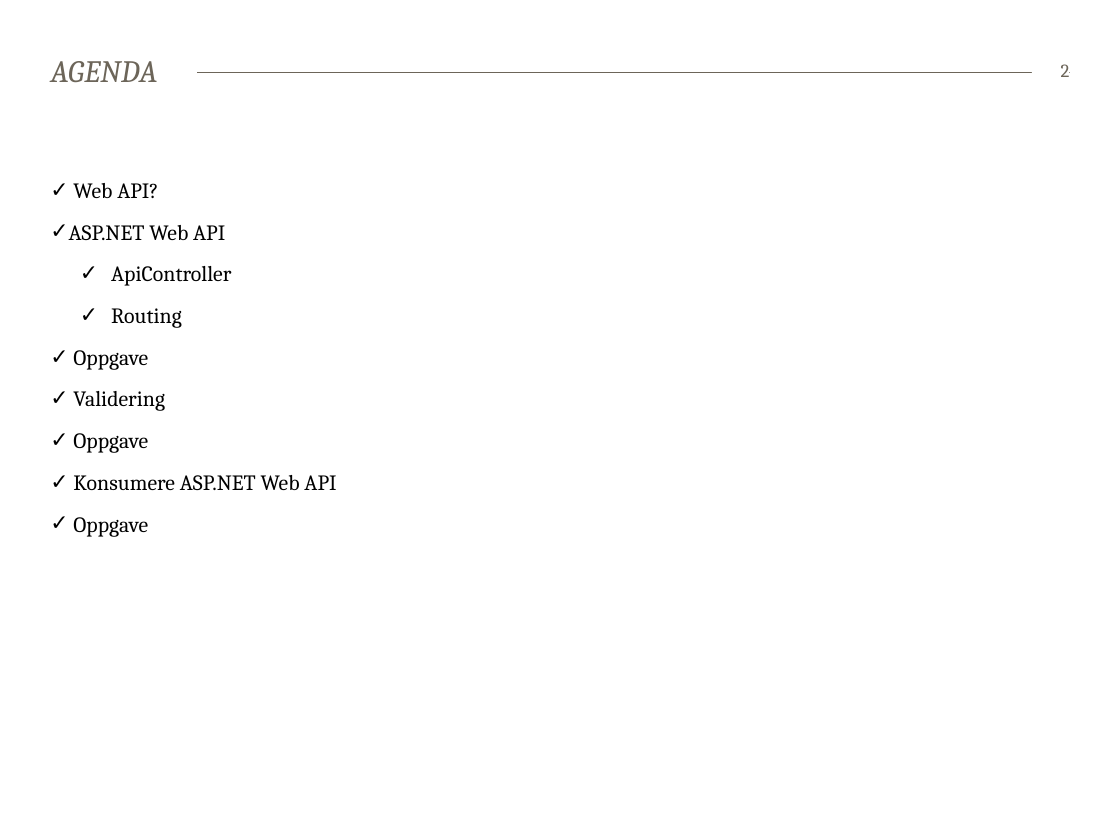
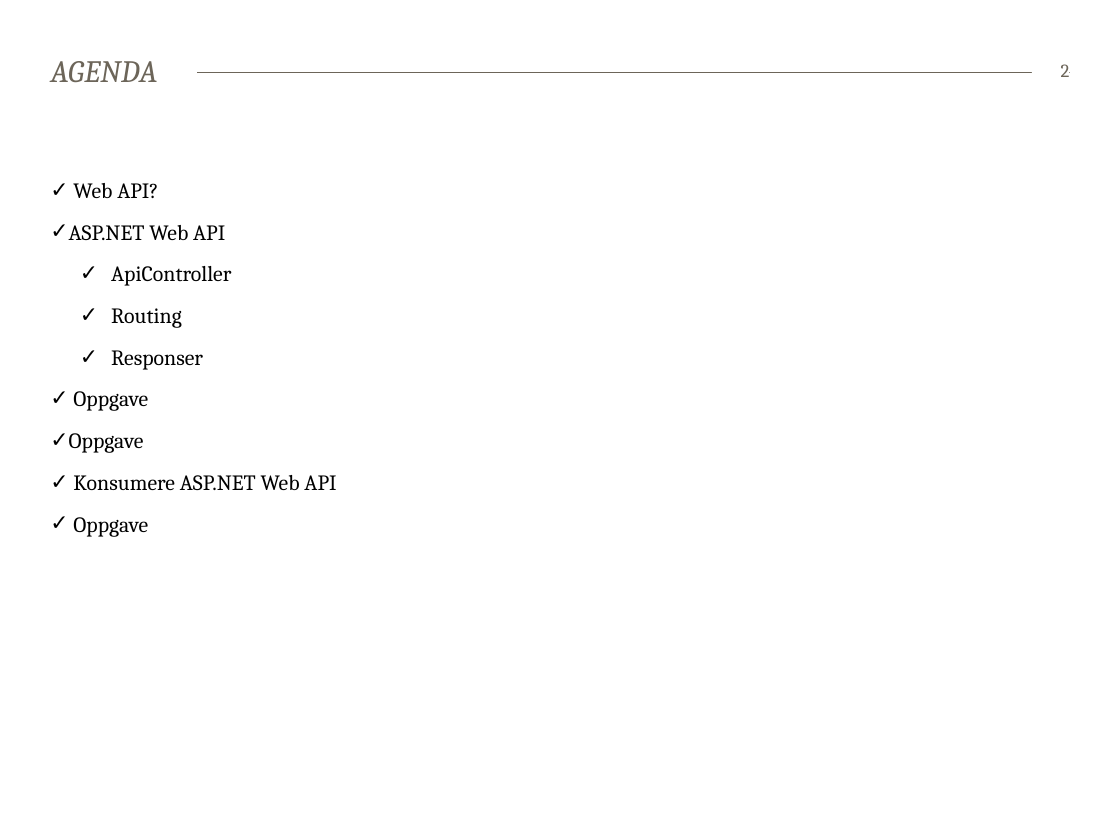
Before and after one commit to bekk/dotnetkurs, a slide deck: slide 2 of webapi/WebAPI.pptx. Drawn at 1120x840 pixels with LibreOffice and Linux fonts; fonts in the diff are those of the drawing. Boxes give left, top, right and bottom in pixels: in the first picture for what was removed or moved away, otherwise in the second. Text is boxed around its words. In the diff, an @@ line names an element or a change of style, - is before the commit and + after.

```diff
--- a/webapi/WebAPI.pptx
+++ b/webapi/WebAPI.pptx
@@ text at [111,350,203,370]: paragraph added @@
+  ✓ Responser
@@ text at [73,391,165,411]: paragraph removed @@
-✓ Validering
```
Also in this commit, not shown: 5 other slides changed, 3 slides added, 6 slides removed, 1 other file.
